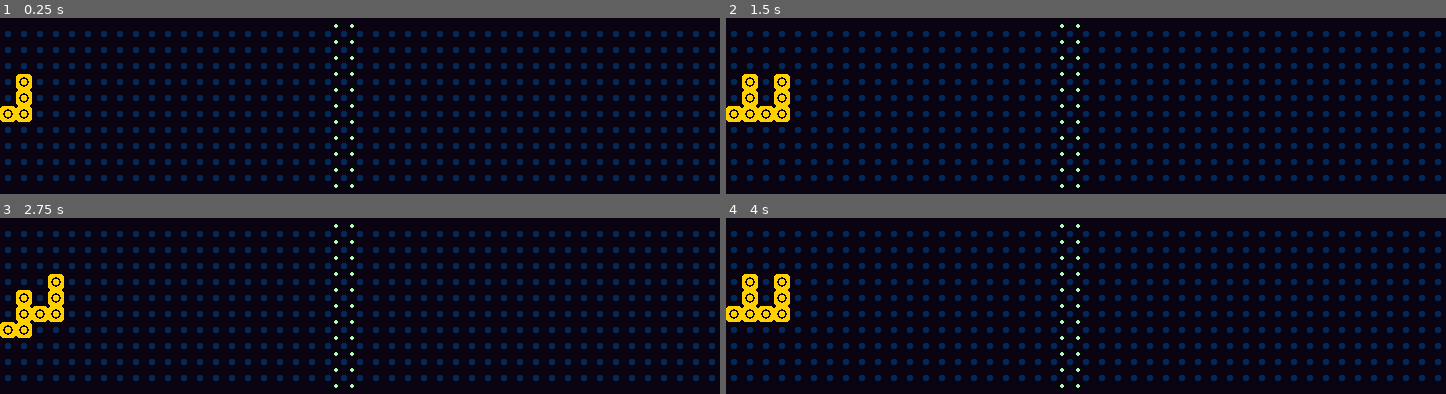
Above: before the commit, frames 1-4 (two rows, left to right).
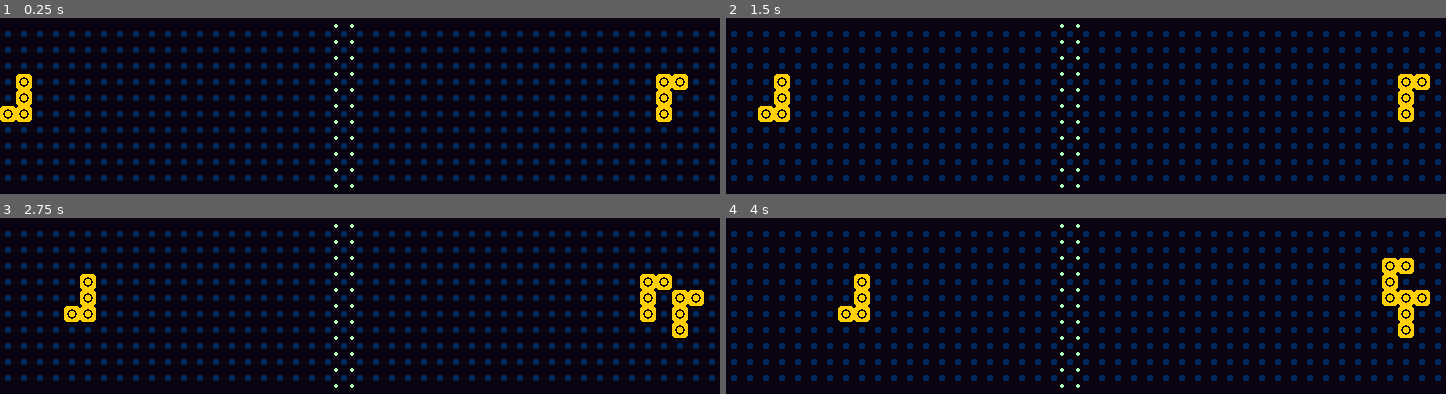
Above: after the commit, the same moments.

Repository: enricllagostera/coop-tetris
Game: Godot game, scene res://Matrix.tscn
Same seed, same stepped clock (60 frames per second), same inputs: the game is played once before the commit and once after it.
Inputs:
- Up to frame 1 (0.25 s): no input
- Up to frame 2 (1.5 s): tap Enter at 0.5 s; hold Right (ui_right) 0.53-1.28 s; tap Space (ui_select) at 0.6, 0.77, 1.07, 1.25, 1.35 s; hold Down (ui_down) from 1.28 s (still down)
- Up to frame 3 (2.75 s): tap Space (ui_select) at 1.52, 1.82, 2.1 s; release Down (ui_down) at 2.03 s; hold Right (ui_right) from 2.03 s (still down)
- Up to frame 4 (4 s): tap Enter at 2.75 s; release Right (ui_right) at 2.78 s; hold Up (ui_up) 2.78-3.53 s; tap Space (ui_select) at 2.85, 3.02, 3.32, 3.6, 3.77 s; hold Left (ui_left) from 3.53 s (still down)

The runs differ from the first frame. In frame 1, 0.7% of the frame differs, in the area x 91-96%, y 31-60%; in frame 2, 1.3%; in frame 3, 3.3%, in the area x 0-98%, y 31-69%; in frame 4, 3.3%.

Commit message:
basic 2-player movement and collisions

Diff:
--- a/Game.gd
+++ b/Game.gd
@@ -6,6 +6,8 @@
 enum Dir {R, D, L, U, N}
 enum Rot { R0, RR, R2, RL }
 enum Piece { I, O, J, L, T, S, Z}
+
+enum Player { LEFT = 0, RIGHT = 1 }
 
 const SHIFTS = {
 	Dir.D: Vector2(0,1),
--- a/Matrix.gd
+++ b/Matrix.gd
@@ -1,14 +1,19 @@
 extends Node2D
 
-onready var tick = $TickTimer
-export var tick_interval = 1.0
 
+export var tick_interval = 0.5
 var state = Dictionary()
 var size = Vector2(10,45)
+var tetro_prefab
+var pieces = []
+var current_player = Game.Player.RIGHT
+var spawn_points = [Vector2(5,1), Vector2(5,41)]
 var debug_block_prefab
 var debug_blocks = Dictionary()
-var pieces = []
-var tetro_prefab
+
+
+signal piece_lock_down_started
+signal piece_lock_down_cancelled
 
 
 func debug_render():
@@ -41,9 +46,6 @@
 	return false
 
 
-
-
-
 func rotate_tetro(tetro, is_clockwise):
 	var rot_table = Game.ROT_CLOCKWISE if is_clockwise else Game.ROT_COUNTERCLOCKWISE
 	var target_blocks_abs = Game.calc_tetro_abs_coords(tetro.coord, tetro.piece, rot_table[tetro.rot])
@@ -61,14 +63,18 @@
 	pass
 
 
-func shift_tetro(tetro, dir):
+func shift_tetro(tetro, dir, player):
 	var target_blocks = []
 	for b in tetro.rel_blocks:
 		target_blocks.append(tetro.coord+b+Game.SHIFTS[dir])
 	if is_out_of_bounds(target_blocks):
 		return
 	if is_colliding(tetro.rel_blocks, tetro.coord, target_blocks):
+		if (player == Game.Player.LEFT and dir == Game.Dir.D) or (player == Game.Player.RIGHT and dir == Game.Dir.U):
+			tetro.lockdown_started()
 		return
+	if tetro.lock_countdown:
+		tetro.lockdown_cancelled()
 	for b in tetro.rel_blocks:
 		state[tetro.coord+b] = 0
 	tetro.coord += Game.SHIFTS[dir]
@@ -77,11 +83,12 @@
 	debug_render()
 	pass
 
-func spawn(origin, down_direction, piece):
+
+func spawn(origin, player, piece):
 	var new_tetro = tetro_prefab.instance()
 	new_tetro.coord = origin
 	new_tetro.piece = piece
-	new_tetro.rot = Game.Rot.R0
+	new_tetro.rot = Game.Rot.R0 if player == Game.Player.LEFT else Game.Rot.R2
 	new_tetro.rel_blocks = Game.calc_tetro_rel_coords(new_tetro.piece, new_tetro.rot)
 	var target_blocks = Game.calc_tetro_abs_coords(new_tetro.coord, new_tetro.piece, new_tetro.rot)
 	if is_colliding(new_tetro.rel_blocks, new_tetro.coord, target_blocks, false):
@@ -90,19 +97,18 @@
 	add_child(new_tetro)
 	for b in new_tetro.rel_blocks:
 		state[origin+b] = 1
-	pieces.clear()
-	pieces.append(new_tetro)
+	if pieces[player] is Node:
+		pieces[player].queue_free()
+	pieces[player] = new_tetro
 	debug_render()
 	pass
 
 
-
-
 func _ready():
-	pieces = []
+	$TickTimer.wait_time = tick_interval
+	pieces = [0,0]
 	tetro_prefab = load("Tetro.tscn")
 	debug_block_prefab = load("DebugBlock.tscn")
-#	tick.wait_time = tick_interval
 	for row in range(0,45):
 		for col in range(0,10):
 			state[Vector2(col, row)] = 0
@@ -110,26 +116,32 @@
 			$DebugGrid.add_child(debug_blocks[Vector2(col, row)])
 			debug_blocks[Vector2(col, row)].position = Vector2(col, row) * 16
 			debug_blocks[Vector2(col, row)].get_node("Solid").visible = false
-	spawn(Vector2(5,1), Game.SHIFTS[Game.Dir.D], Game.Piece.J)
+	spawn(spawn_points[Game.Player.LEFT], Game.Player.LEFT, Game.Piece.J)
+	spawn(spawn_points[Game.Player.RIGHT], Game.Player.RIGHT, Game.Piece.J)
 	debug_render()
 	pass
 
 
 func _process(delta):
 	if Input.is_action_just_released("ui_select"):
-		spawn(Vector2(5,1), Game.SHIFTS[Game.Dir.D], Game.Piece.J)
+		pieces[current_player].lockdown_completed()
+		spawn(spawn_points[current_player], current_player, Game.Piece.J)
+		return
 	if Input.is_action_just_released("ui_left"):
-		rotate_tetro(pieces[0], true)
+		rotate_tetro(pieces[current_player], true)
 	if Input.is_action_just_released("ui_right"):
-		shift_tetro(pieces[0], Game.Dir.D)
+		shift_tetro(pieces[current_player], Game.Dir.D, current_player)
 	if Input.is_action_just_released("ui_down"):
-		shift_tetro(pieces[0], Game.Dir.L)
+		shift_tetro(pieces[current_player], Game.Dir.L, current_player)
 	if Input.is_action_just_released("ui_up"):
-		shift_tetro(pieces[0], Game.Dir.R)
+		shift_tetro(pieces[current_player], Game.Dir.R, current_player)
 	pass
 
 
 func _on_TickTimer_timeout():
-	if pieces.size() > 0:
-		shift_tetro(pieces[0], Game.Dir.D)
-	pass # Replace with function body.
+	for i in range(0,2):
+		if pieces[i].locked:
+			spawn(spawn_points[i], i, Game.Piece.J)
+		elif not pieces[i].locked:
+			shift_tetro(pieces[i], Game.Dir.D if i == Game.Player.LEFT else Game.Dir.U, i)
+	pass
--- a/Tetro.gd
+++ b/Tetro.gd
@@ -6,6 +6,8 @@
 export var coord = Vector2()
 var rot = Game.Rot.R0
 var piece = Game.Piece.J
+var lock_countdown = false
+var locked = false
 
 var visual_offset_table = {
 	Game.Piece.J: Vector2(-1.5, -1.5)
@@ -15,8 +17,8 @@
 func _ready():
 	position = coord * Game.FTILE
 	$Visual.offset = visual_offset_table[Game.Piece.J] * Game.FTILE
+	pass # Replace with function body.
 
-	pass # Replace with function body.
 
 func rotate_clockwise():
 	var target_rot = Game.ROT_CLOCKWISE[rot]
@@ -34,6 +36,31 @@
 	if rot == Game.Rot.RL:
 		$Visual.rotation = deg2rad(270)
 
-func _process(delta):
 
+func lockdown_cancelled():
+	print("tetro lock cancelled")
+	lock_countdown = false
+	locked = false
+	$LockDownTimer.stop()
 	pass
+
+
+func lockdown_completed():
+	print("tetro lock completed")
+	lock_countdown = false
+	locked = true
+	$LockDownTimer.stop()
+	pass
+
+
+func lockdown_started():
+	print("tetro locking")
+	$LockDownTimer.start()
+	lock_countdown = true
+	pass
+
+
+func _on_LockDownTimer_timeout():
+	print("lock down finished")
+	lockdown_completed()
+	pass
--- a/Tetro.tscn
+++ b/Tetro.tscn
@@ -2,7 +2,6 @@
 
 [ext_resource path="res://images/tetriminos1.png" type="Texture" id=1]
 [ext_resource path="res://Tetro.gd" type="Script" id=2]
-
 
 [node name="Tetro" type="Node2D"]
 position = Vector2( 198.866, 81.1312 )
@@ -14,3 +13,8 @@
 texture = ExtResource( 1 )
 centered = false
 offset = Vector2( -24, -24 )
+
+[node name="LockDownTimer" type="Timer" parent="."]
+wait_time = 0.5
+one_shot = true
+[connection signal="timeout" from="LockDownTimer" to="." method="_on_LockDownTimer_timeout"]
Binary file added: refs/SRS-true-rotations.png
Not shown, added: refs/SRS-true-rotations.png.import
